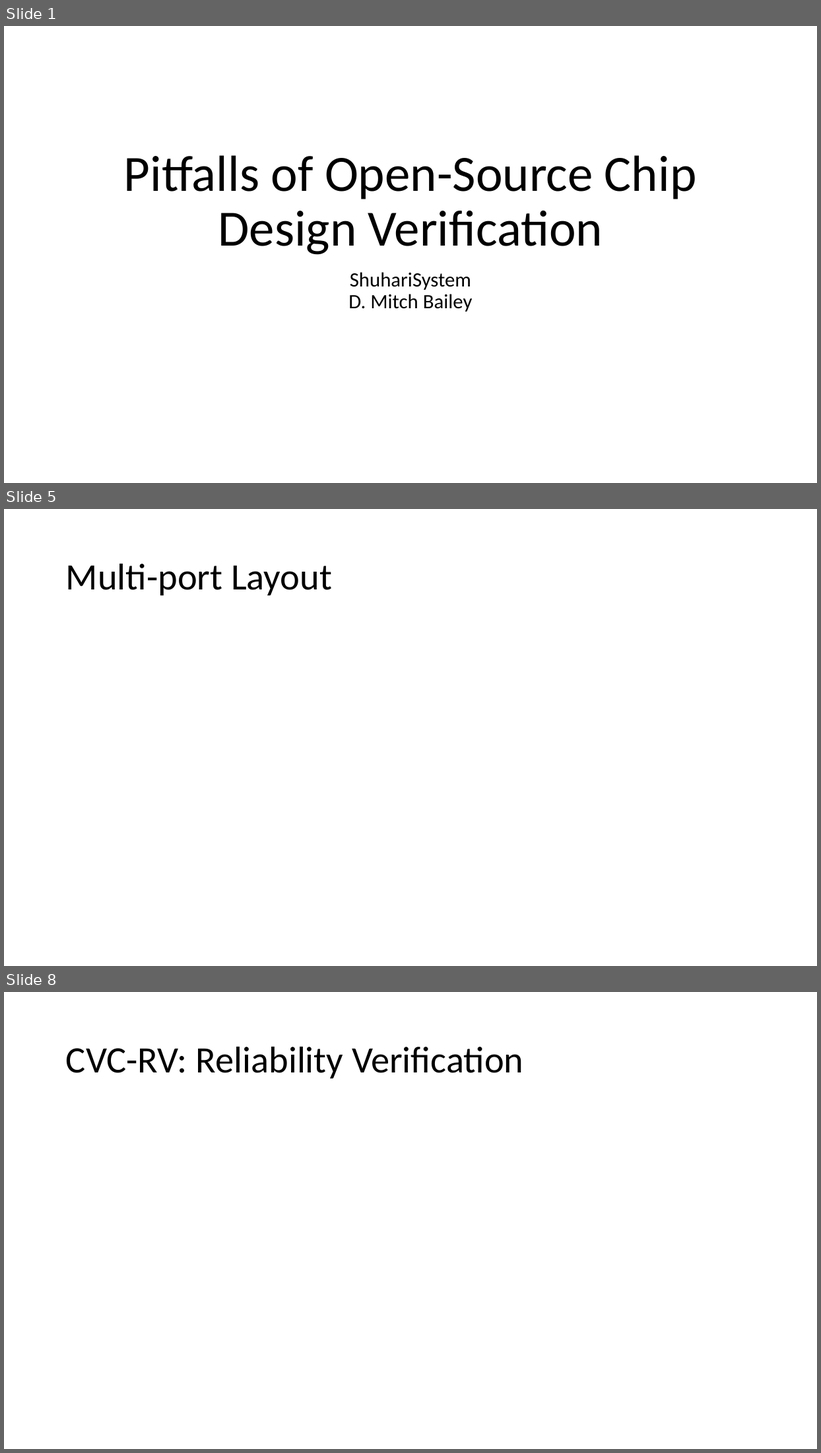
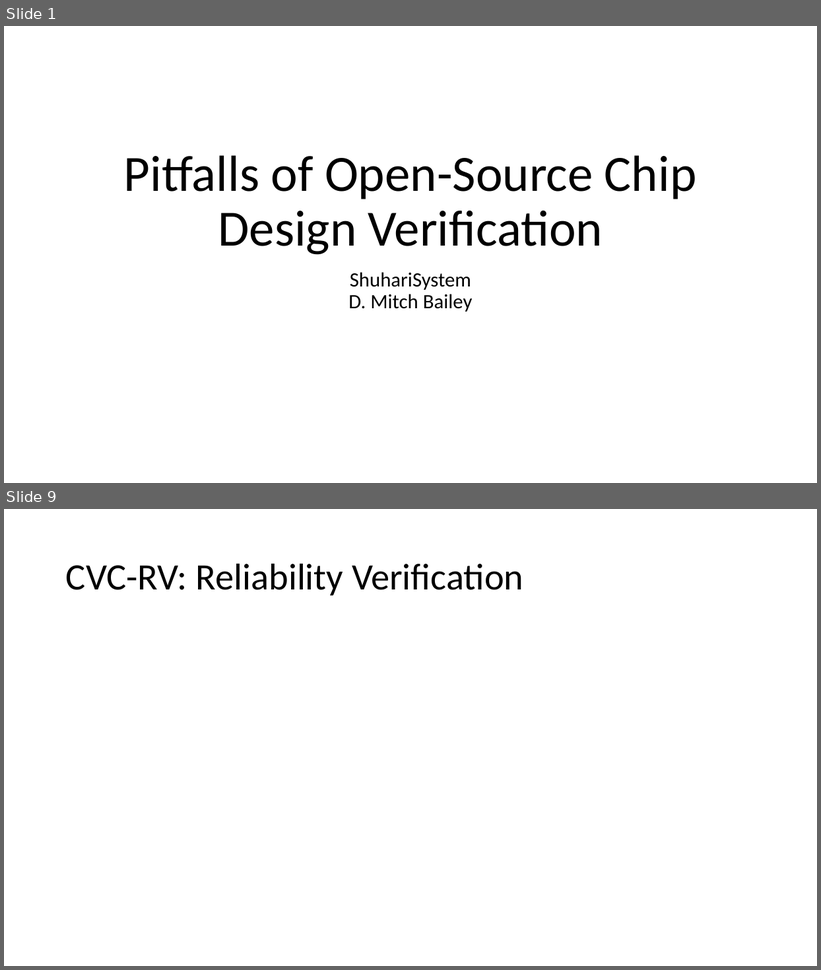
Before and after one commit to msaligane/US_Japan_Semiconductor_Workshop, a slide deck: Day 2 - 1505 - Pitfalls of Open-Source Chip Design Verification/Japan-US-Workshop-Bailey.pptx. Shown one above the other, each under a label of ours: slides 1, 5 and 8 before the commit, slides 1 and 9 after it; the slides between them are not shown. The pictures are 821x1453 and 821x970 pixels, drawn with LibreOffice and Linux fonts; fonts in the diff are those of the drawing. Boxes give left, top, right and bottom in pixels: in the first picture for what was removed or moved away, otherwise in the second. Text is boxed around its words. In the diff, an @@ line names an element or a change of style, - is before the commit and + after.

```diff
--- a/Day 2 - 1505 - Pitfalls of Open-Source Chip Design Verification/Japan-US-Workshop-Bailey.pptx
+++ b/Day 2 - 1505 - Pitfalls of Open-Source Chip Design Verification/Japan-US-Workshop-Bailey.pptx
@@ slide 5 removed at box(4, 509, 817, 966), background #FFFFFF @@
@@ title removed at box(66, 563, 332, 595) @@
-Multi-port Layout
@@ what was slide 8 is now slide 9 @@
```
Also in this commit, not shown: 4 slides changed, 3 slides added, 1 other slide removed.
